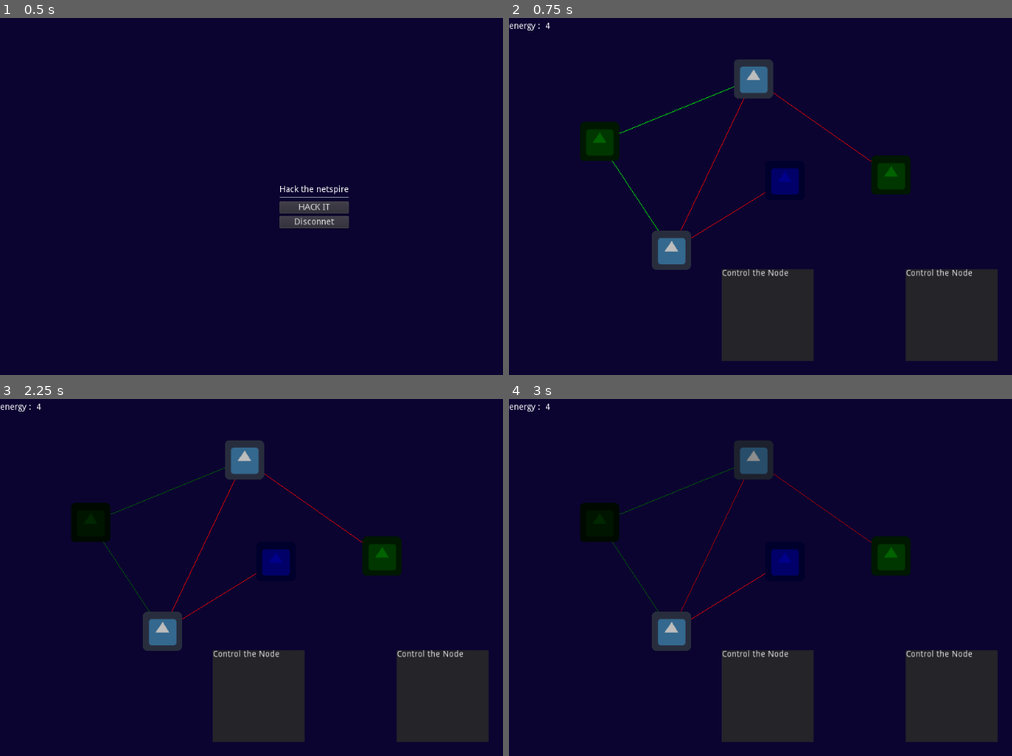
Above: before the commit, frames 1-4 (two rows, left to right).
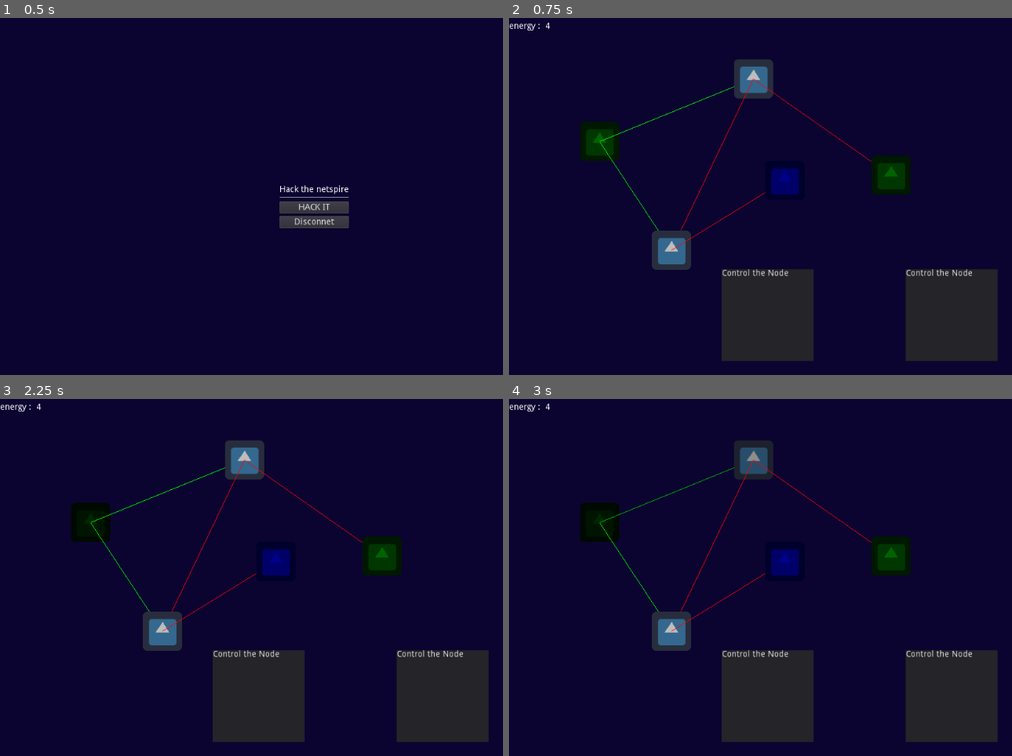
Above: after the commit, the same moments.

Repository: KerDelos/LD48
Game: Godot game, scene res://game/ui/title_page.tscn
Two runs of this game, one before a commit and one after it. Both use one fixed random seed, a clock stepped at 60 frames per second and the inputs below. The engine's default icon, where the game draws it, is replaced by a stand-in: a white triangle on a blue panel in a dark square.
Inputs (mouse positions are in pixels of both pictures, inside the frame that each line leads up to):
- Up to frame 1 (0.5 s): no input
- Up to frame 2 (0.75 s): click "HACK IT" at 0.5 s
- Up to frame 3 (2.25 s): tap Enter at 1.25 s; move the mouse to (90, 523) at 1.27 s; click (90, 523) at 1.42 s; tap Space at 2 s; move the mouse to (246, 459) at 2.02 s; click (246, 459) at 2.17 s
- Up to frame 4 (3 s): tap Enter at 2.75 s; move the mouse to (669, 631) at 2.77 s; click (669, 631) at 2.92 s

Frame 1 is identical in both runs. In frame 2, less than 0.1% of the frame differs, in the area x 17-53%, y 16-66%; in frame 3, 0.2%; in frame 4, 0.3%, in the area x 17-73%, y 16-66%.

Commit message:
link nodes in both directions

Diff:
--- a/godot/game/gameplay/net_map.gd
+++ b/godot/game/gameplay/net_map.gd
@@ -10,6 +10,7 @@
 	for c in get_children():
 		if c.is_final_node:
 			final_node = c
+		c.init_link_with_out_nodes()
 		c.connect("netn_hovered", self, "on_netn_hovered")
 		c.connect("netn_unhovered", self, "on_netn_unhovered")
 		c.connect("open_shop",get_parent(),"open_shop")
--- a/godot/game/gameplay/net_node.gd
+++ b/godot/game/gameplay/net_node.gd
@@ -17,7 +17,8 @@
 }
 
 export (Array, NodePath) var out_nodes;
-var in_nodes;
+var in_nodes = [];
+var connected_nodes = []
 
 
 export var is_final_node = false;
@@ -31,23 +32,30 @@
 # Called when the node enters the scene tree for the first time.
 func _ready():
 	$Sprite.modulate = node_type_to_color[node_type];
+	for o in out_nodes:
+		connected_nodes.append(get_node(o))
 	if is_player_controlled:
 		acquired_by_player()
+
 
 func _process(delta):
 	update()
 	pass
 
 func _draw():
+	for o in connected_nodes:
+		draw_line(Vector2(0,0), o.position - self.position, Color.green if is_player_controlled or o.is_player_controlled else Color.red, 1)
+
+func init_link_with_out_nodes():
 	for o in out_nodes:
-		draw_line(Vector2(0,0), get_node(o).position - self.position, Color.green if is_player_controlled else Color.red, 1)
-
+		var out_node = get_node(o);
+		out_node.in_nodes.append(self);
+		out_node.connected_nodes.append(self);
 
 func acquired_by_player():
 	is_player_controlled = true;
-	for o in out_nodes:
-		var out_node = get_node(o);
-		out_node.is_player_accessible = true;
+	for netn in connected_nodes:
+		netn.is_player_accessible = true;
 	on_acquired_by_player();
 
 func on_acquired_by_player():
